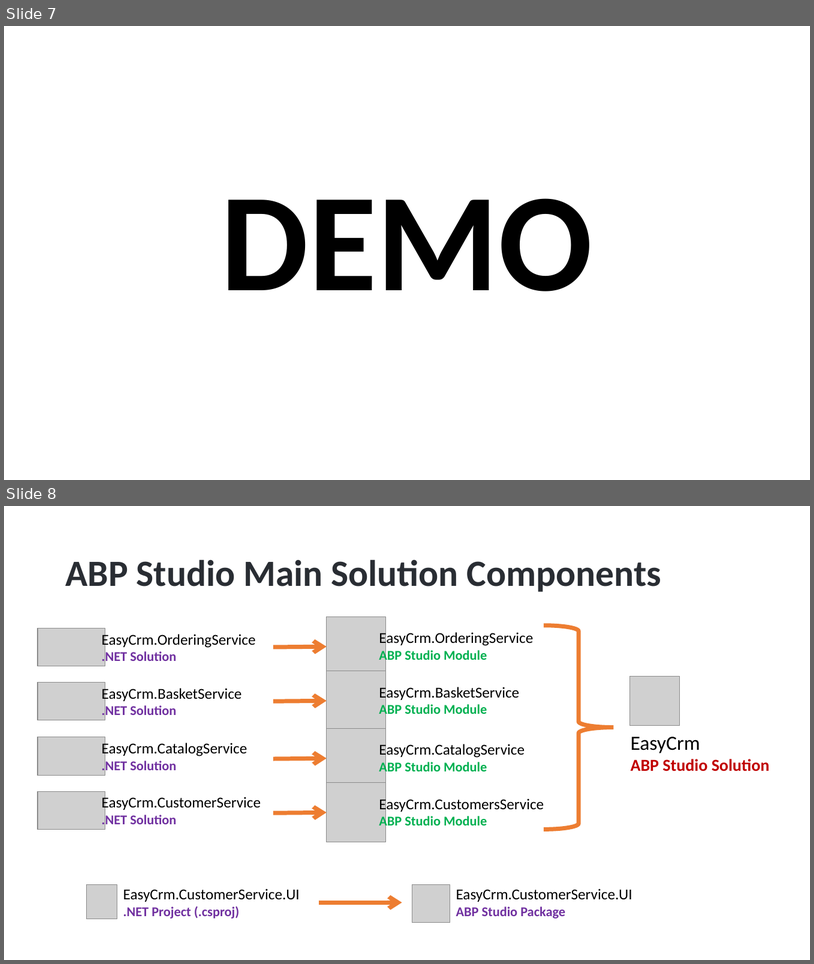
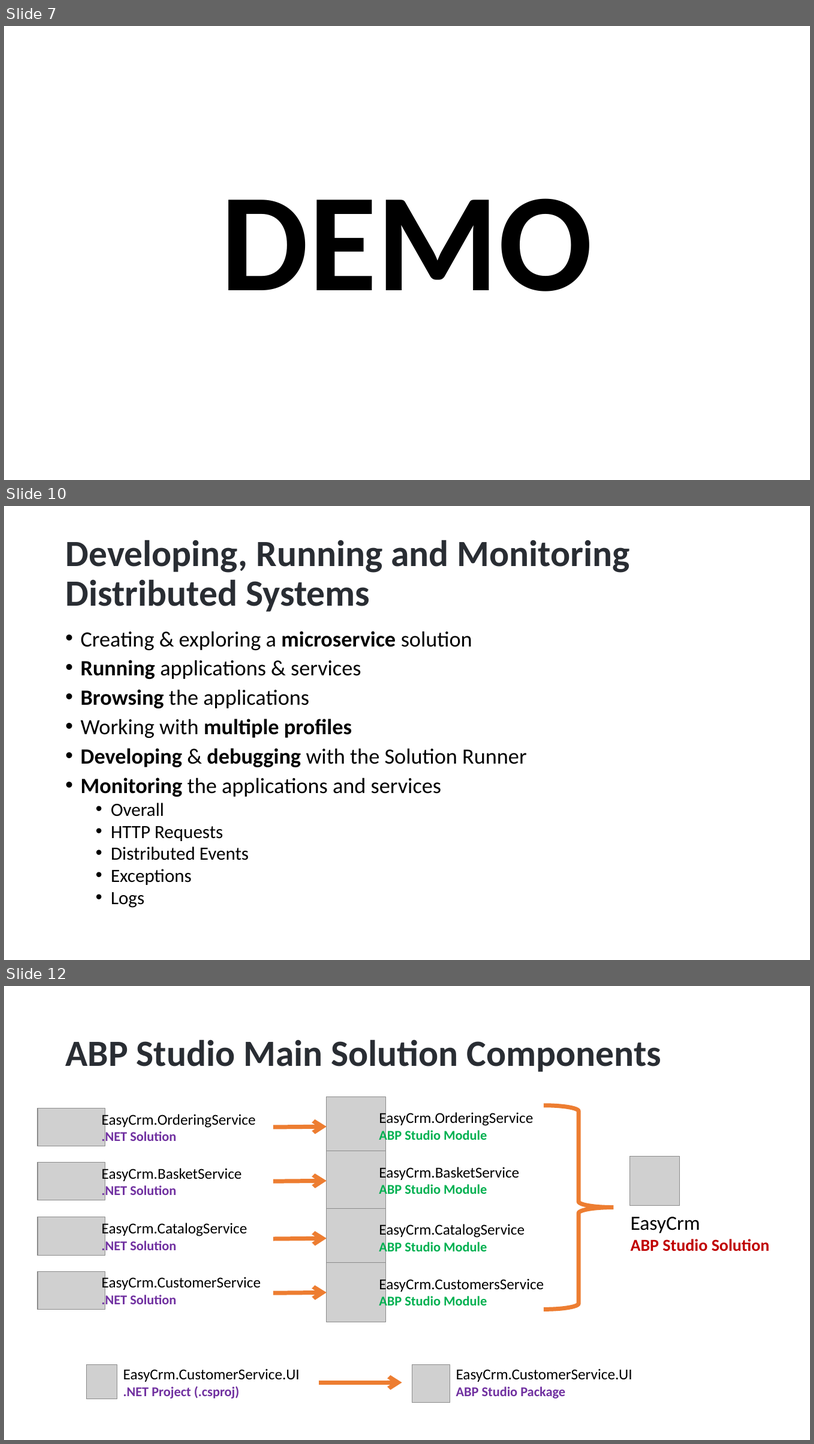
Before and after one commit to hikalkan/presentations, a slide deck: 2024-08-15 ABP Community Talks 2024.4/ABP Studio - The Missing Tool for Dotnet Developers.pptx. Shown one above the other, each under a label of ours: slides 7 and 8 before the commit, slides 7, 10 and 12 after it; the slides between them are not shown. The pictures are 814x964 and 814x1444 pixels, drawn with LibreOffice and Linux fonts; fonts in the diff are those of the drawing; grey boxes stand for pictures; background and template pictures are left out. Boxes give left, top, right and bottom in pixels: in the first picture for what was removed or moved away, otherwise in the second. Text is boxed around its words. In the diff, an @@ line names an element or a change of style, - is before the commit and + after.

```diff
--- a/2024-08-15 ABP Community Talks 2024.4/ABP Studio - The Missing Tool for Dotnet Developers.pptx
+++ b/2024-08-15 ABP Community Talks 2024.4/ABP Studio - The Missing Tool for Dotnet Developers.pptx
@@ slide 10 added at (x1=4, y1=506, x2=810, y2=960), background picture (left out) @@
@@ title added at (x1=65, y1=540, x2=630, y2=612), 44 pt, text #292D33, bold @@
+Developing, Running and Monitoring Distributed Systems
@@ text added at (x1=81, y1=631, x2=527, y2=907), 25.9 pt, text #000000 @@
+• Creating & exploring a microservice solution
+• Running applications & services
+• Browsing the applications
+• Working with multiple profiles
+• Developing & debugging with the Solution Runner
+• Monitoring the applications and services
+  • Overall
+  • HTTP Requests
+  • Distributed Events
+  • Exceptions
+  • Logs
@@ what was slide 8 is now slide 12 @@
```
Also in this commit, not shown: 1 slide changed, 4 other slides added, 1 slide removed.
